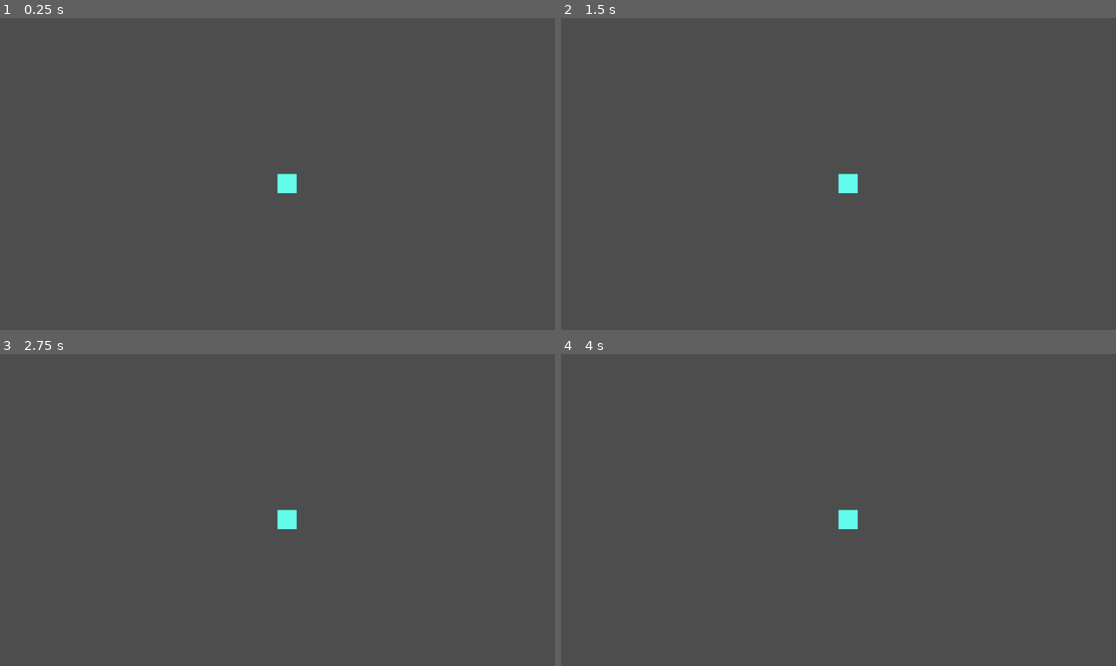
Above: before the commit, frames 1-4 (two rows, left to right).
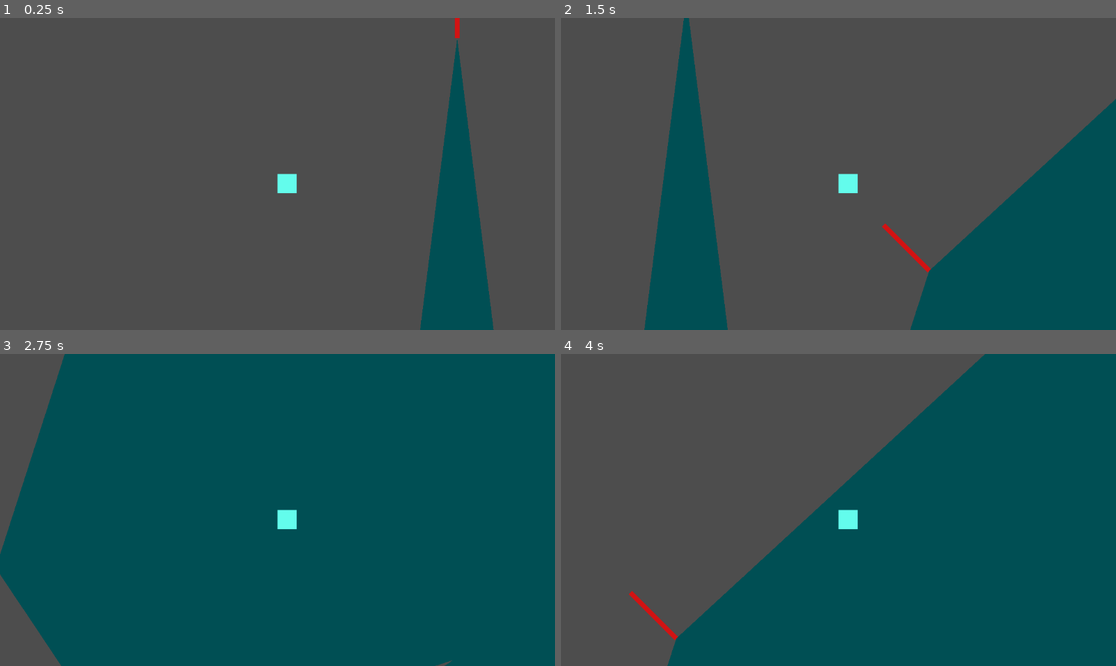
Above: after the commit, the same moments.

Repository: JomardArnaud/CustomGodotEngine
Game: Godot game, scene res://Main.tscn
Same seed, same stepped clock (60 frames per second), same inputs: the game is played once before the commit and once after it.
Inputs:
- Up to frame 1 (0.25 s): no input
- Up to frame 2 (1.5 s): tap Enter at 0.5 s; hold D (moveRight) 0.53-1.28 s; hold Ctrl 0.53-1.28 s; hold S (moveDown) from 1.28 s (still down); tap Ctrl at 1.35 s
- Up to frame 3 (2.75 s): release S (moveDown) at 2.03 s; hold D (moveRight) from 2.03 s (still down); hold Alt from 2.03 s (still down); tap Ctrl at 2.3 s
- Up to frame 4 (4 s): release D (moveRight) at 2.78 s; release Alt at 2.78 s; hold Z (moveUp) 2.78-3.53 s; tap Ctrl at 2.85 s; hold Q (moveLeft) from 3.53 s (still down); hold Ctrl from 3.53 s (still down)

The runs differ from the first frame. In frame 1, 6.3% of the frame differs, in the area x 75-89%, y 0-100%; in frame 2, 24%; in frame 3, 94%, in the area x 0-100%, y 0-100%; in frame 4, 54%.

Commit message:
start polygon v2

Diff:
--- a/Main.tscn
+++ b/Main.tscn
@@ -1,7 +1,8 @@
-[gd_scene load_steps=3 format=3 uid="uid://v2nw0nk5k3gm"]
+[gd_scene load_steps=4 format=3 uid="uid://v2nw0nk5k3gm"]
 
 [ext_resource type="PackedScene" uid="uid://cndhrpvfkd8hw" path="res://Source/Player/PlayerController.tscn" id="1_50kq8"]
 [ext_resource type="Script" path="res://Main.gd" id="1_evtoq"]
+[ext_resource type="PackedScene" uid="uid://cpb41bc8texpg" path="res://Source/Arena/Arena.tscn" id="3_w1oig"]
 
 [node name="Node2D" type="Node2D"]
 script = ExtResource("1_evtoq")
@@ -12,3 +13,15 @@
 inertia = 0.005
 
 [node name="Camera2D" type="Camera2D" parent="PlayerController"]
+
+[node name="Arena" parent="." instance=ExtResource("3_w1oig")]
+position = Vector2(2768, 1108)
+texture_offset = Vector2(1.08, 0)
+polygon = PackedVector2Array(-97, -834, -563, -1411, -1493, -554, -1681, 29, -1404, 443, -731, 220, -1745, 902, -1997, -1119, -2284, 1139, -1110, 1249, -449, 711)
+thicknessBorder = 95.143
+metadata/_edit_group_ = true
+
+[node name="Line2D" type="Line2D" parent="Arena"]
+points = PackedVector2Array(-1996, -1209)
+
+[editable path="Arena"]
--- a/Singleton/InputManager.gd
+++ b/Singleton/InputManager.gd
@@ -21,5 +21,6 @@
 
 # Called every frame. 'delta' is the elapsed time since the previous frame.
 func _input(event):
-	if (event.is_action_pressed("quitGame")):
-		get_tree().quit()
+	if not Engine.is_editor_hint():
+		if (event.is_action_pressed("quitGame")):
+			get_tree().quit()
--- a/Source/Arena/Arena.gd
+++ b/Source/Arena/Arena.gd
@@ -4,7 +4,8 @@
 @export var posArena : Vector2
 @export var colorArena : Color
 @export var colorWall : Color
-@export var thicknessBorder : float = 1000
+## make a slider and listen the signal to auto update the border's Arena
+@export_range(0, 1000) var thicknessBorder : float = 500
 
 var polygonBorder : PackedVector2Array
 
@@ -15,18 +16,6 @@
 	if !Engine.is_editor_hint():
 		place_border()
 
-func place_border():
-	MyUtils.delete_children($Border)
-	var center = get_polygon_center()
-	$Center.set_position(center)
-	# get the projection of each edges of the arena
-	for n in self.polygon.size():
-		var point = self.polygon[n]
-		var next_point = self.polygon[n + 1] if n + 1 < self.polygon.size() else self.polygon[0]
-		var collision_shape = CollisionPolygon2D.new()
-		collision_shape.polygon = create_border_wall(point, next_point, center)
-		$Border.add_child(collision_shape)
-
 func _process(delta):
 	if Engine.is_editor_hint():
 		if Input.is_action_pressed("refreshEditor") && Input.is_key_pressed(KEY_CTRL):
@@ -34,16 +23,37 @@
 		if Input.is_action_just_pressed("refreshEditor") && Input.is_key_pressed(KEY_ALT):
 			MyUtils.delete_children($Border)
 
-func get_polygon_center():
-	var center_weight = self.polygon.size()
-	var center = Vector2(0,0)
+## add the collisionShape as child to the scene Border of the Arena
+func place_border():
+	MyUtils.delete_children(self)
+	print("place border")
+	for edgeId in range(0, self.polygon.size()):
+		var bufferLastEdgeProjection: Vector2
+		## if next_edge_concave == true
+		## add the point to
+		var debugLine = Line2D.new()
+		debugLine.add_point(self.polygon[edgeId])
+		debugLine.add_point(line_overlap_polygon(edgeId) + self.polygon[edgeId])
+		debugLine.default_color = Color(255, 0, 0, 0.75)
+		self.add_child(debugLine)
+		print("uwu")
+	pass
 
-	for point in self.polygon:
-		center.x += point.x / center_weight
-		center.y += point.y / center_weight
-	return center
+## check the four cardinal stating to a edge direction lenght thicknnesBorder collider with polygon's Arena and return
+## a offset for the projection of the edge
+## taking the current edge id of polygon's Arena
+## return Vector2(-1,-1) for error
+func line_overlap_polygon(currentEdgeId: int) -> Vector2:
+	if (currentEdgeId < 0):
+		return Vector2(-1, -1)
+	var currentEdge = self.polygon[currentEdgeId]
+	var prevEdge = self.polygon[currentEdgeId - 1 if currentEdgeId > 0 else self.polygon.size() - 1]
+	var nextEdge = self.polygon[currentEdgeId + 1 if currentEdgeId < self.polygon.size() - 1 else 0]
+	var left = Geometry2D.intersect_polyline_with_polygon([currentEdge, Vector2(currentEdge.x - thicknessBorder, currentEdge.y)], self.polygon).size()
+	var right = Geometry2D.intersect_polyline_with_polygon([currentEdge, Vector2(currentEdge.x + thicknessBorder, currentEdge.y)], self.polygon).size()
+	var up = Geometry2D.intersect_polyline_with_polygon([currentEdge, Vector2(currentEdge.x, currentEdge.y + thicknessBorder)], self.polygon).size()
+	var down = Geometry2D.intersect_polyline_with_polygon([currentEdge, Vector2(currentEdge.x, currentEdge.y - thicknessBorder)], self.polygon).size()
+	return Vector2(((int(left > 0) - int(right > 0)) * thicknessBorder), ((int(down > 0) - int(up > 0)) * thicknessBorder))
 
-func create_border_wall(edge: Vector2, nextEdge: Vector2, center: Vector2) -> PackedVector2Array:
-	var edgeProjection = Vector2(edge.x - center.x, edge.y - center.y).normalized() * thicknessBorder + edge
-	var nextEdgeProjetion = Vector2(nextEdge.x - center.x, nextEdge.y - center.y).normalized() * thicknessBorder + nextEdge
-	return [edge, edgeProjection, nextEdgeProjetion, nextEdge]
+func next_edge_concave(currentEdgeId: int) -> Vector2:
+	return Vector2()
--- a/Source/Arena/Arena.tscn
+++ b/Source/Arena/Arena.tscn
@@ -7,10 +7,6 @@
 z_as_relative = false
 color = Color(0, 0.309804, 0.329412, 1)
 script = ExtResource("1_3vekc")
+thicknessBorder = 1000.0
 
 [node name="Border" type="StaticBody2D" parent="."]
-
-[node name="Center" type="ColorRect" parent="."]
-offset_right = 40.0
-offset_bottom = 40.0
-color = Color(1, 0, 0, 1)
